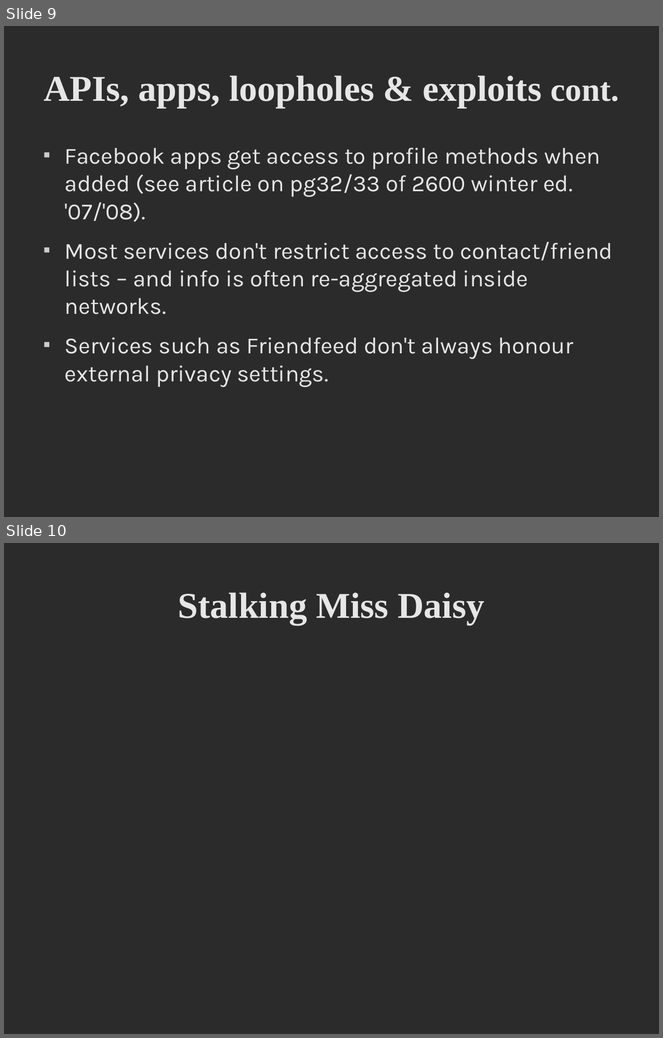
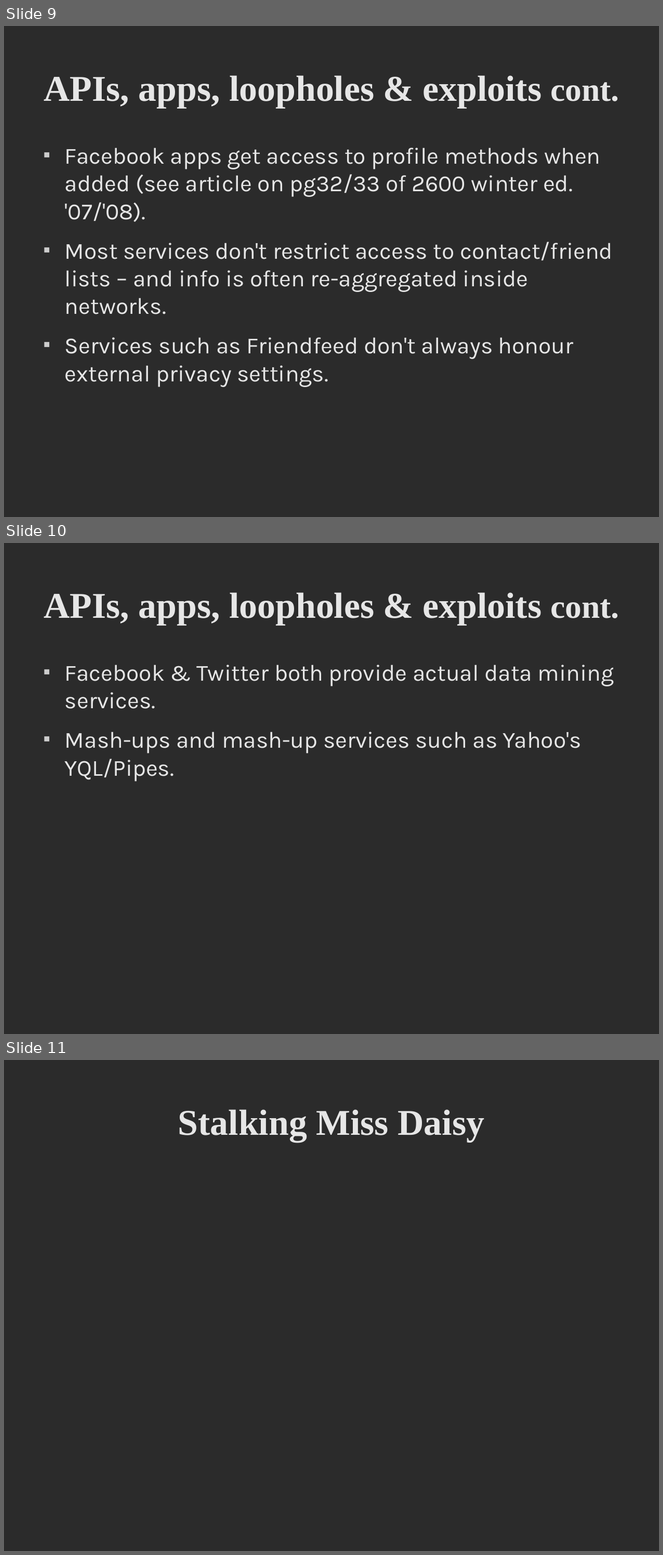
Before and after one commit to 1stvamp/brumcon9-talk, a slide deck: friendme.odp. Shown one above the other, each under a label of ours: slides 9 and 10 before the commit, slides 9, 10 and 11 after it. The pictures are 663x1038 and 663x1555 pixels, drawn with LibreOffice and Linux fonts; fonts in the diff are those of the drawing; background and template pictures are left out; a plain dark background stands for a picture behind light text. Boxes give left, top, right and bottom in pixels: in the first picture for what was removed or moved away, otherwise in the second. Text is boxed around its words. In the diff, an @@ line names an element or a change of style, - is before the commit and + after.

Commit message:
Including data mining policies for FB/twitter and mashups

```diff
--- a/friendme.odp
+++ b/friendme.odp
@@ slide 10 added at box(4, 543, 659, 1034), background picture (left out) @@
@@ title added at box(44, 592, 619, 625), 44 pt, text #E6E6E6, bold @@
+APIs, apps, loopholes & exploits cont.
@@ text added at box(65, 665, 614, 782), 28 pt, text #E6E6E6 @@
+■ Facebook & Twitter both provide actual data mining services.
+■ Mash-ups and mash-up services such as Yahoo's YQL/Pipes.
@@ what was slide 10 is now slide 11 @@
```
